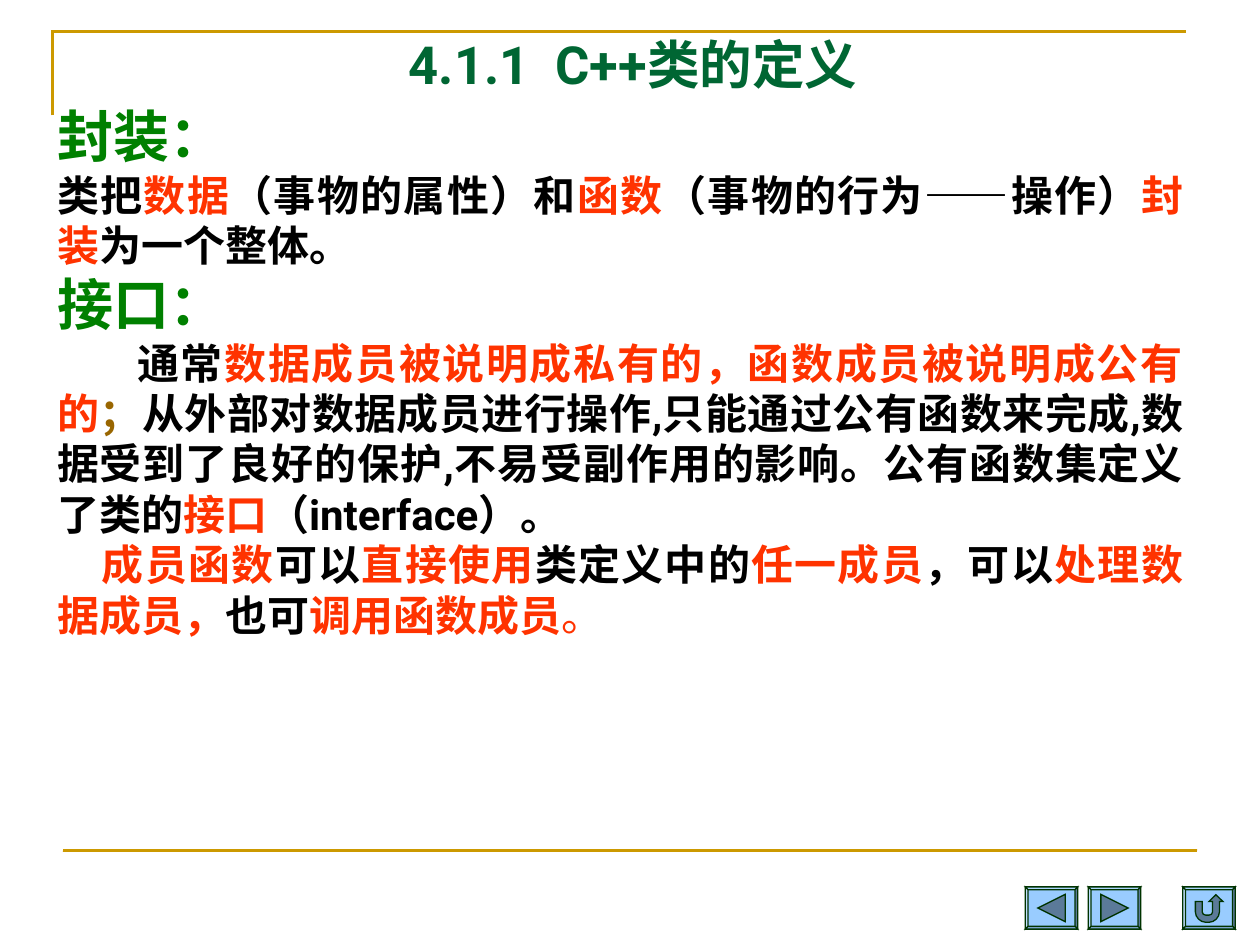
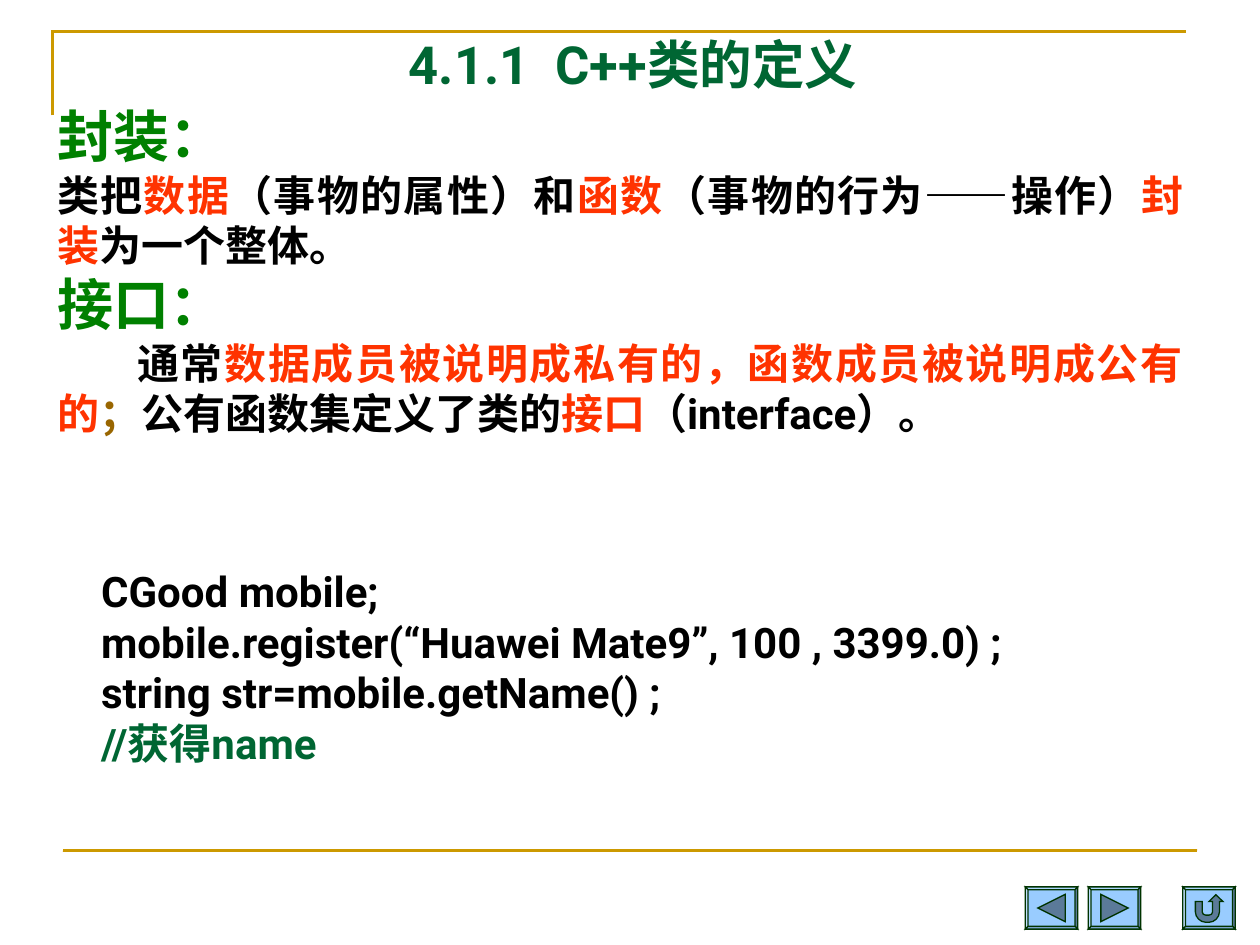
Before and after one commit to Changhe160/Changhe160.github.io, a slide deck: slide 14 of teachingRes/Cplusplus/unit04类与对象.ppt (slide 12 before the commit). Drawn at 1260x945 pixels with LibreOffice and Linux fonts; fonts in the diff are those of the drawing. Boxes give left, top, right and bottom in pixels: in the first picture for what was removed or moved away, otherwise in the second. Text is boxed around its words. In the diff, an @@ line names an element or a change of style, - is before the commit and + after.

```diff
--- a/teachingRes/Cplusplus/unit04类与对象.ppt
+++ b/teachingRes/Cplusplus/unit04类与对象.ppt
@@ text at [57, 343, 1182, 436]: text changed; text colour #000000 to #FF3300 @@
-通常数据成员被说明成私有的，函数成员被说明成公有的；从外部对数据成员进行操作,只能通过公有函数来完成,数据受到了良好的保护,不易受副作用的影响。公有函数集定义了类的接口（interface）。
-成员函数可以直接使用类定义中的任一成员，可以处理数据成员，也可调用函数成员。
+通常数据成员被说明成私有的，函数成员被说明成公有的；公有函数集定义了类的接口（interface）。
@@ text added at [101, 575, 980, 763], 24 pt, text #000000, bold @@
+CGood mobile;
+mobile.register(“Huawei Mate9”, 100 , 3399.0) ;
+string str=mobile.getName() ;
+//获得name
```
Also in this commit, not shown: 18 other slides changed, 6 slides removed.
